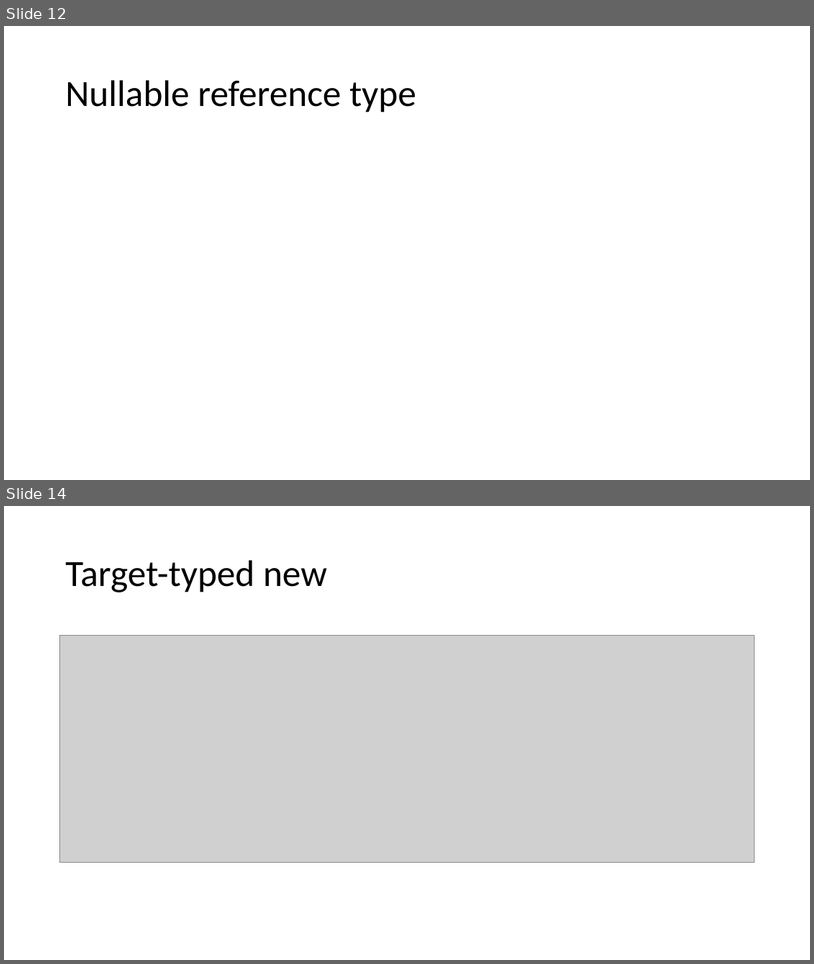
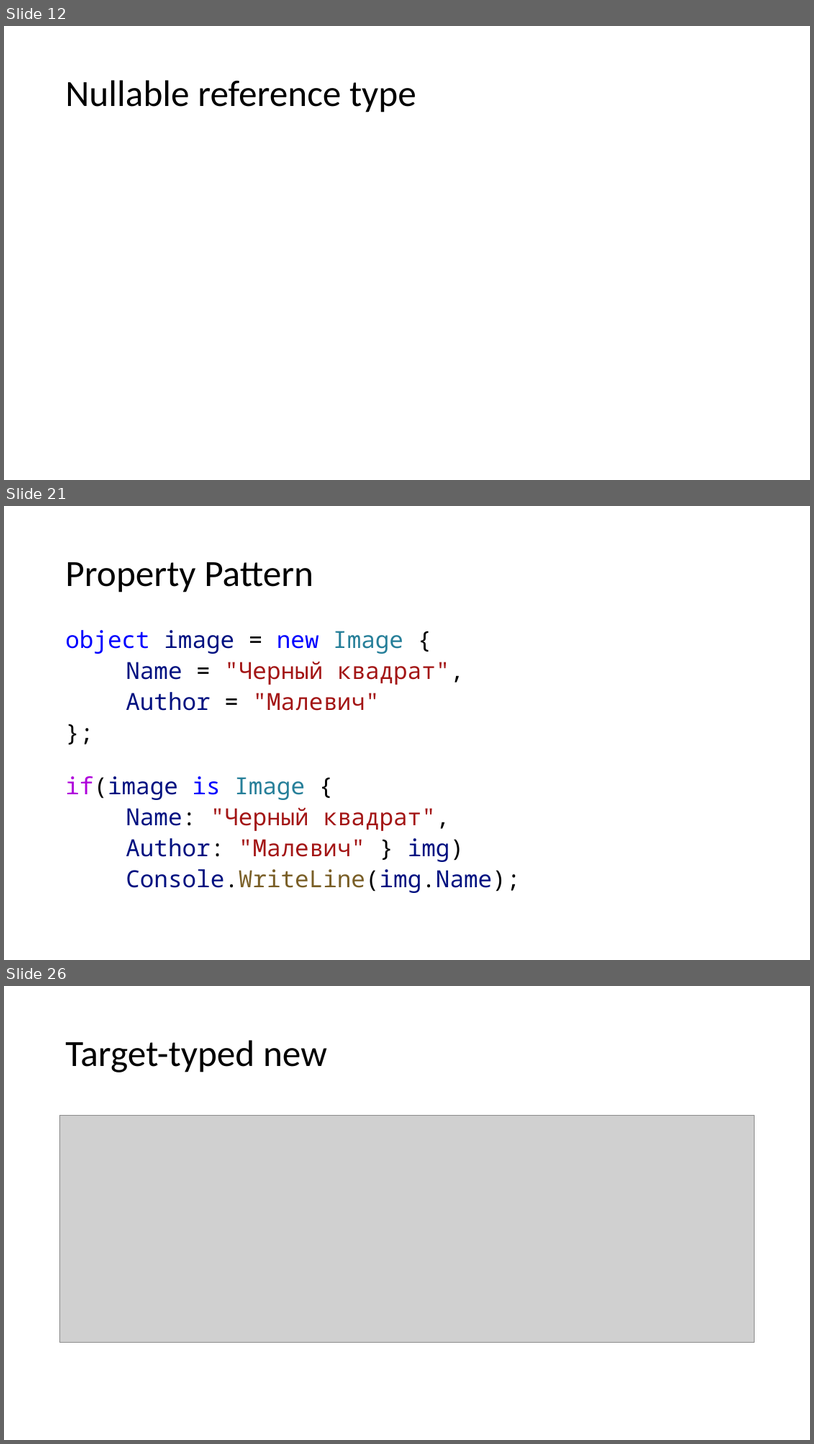
Before and after one commit to kugushev/presentations, a slide deck: Presentation.pptx. Shown one above the other, each under a label of ours: slides 12 and 14 before the commit, slides 12, 21 and 26 after it; the slides between them are not shown. The pictures are 814x964 and 814x1444 pixels, drawn with LibreOffice and Linux fonts; fonts in the diff are those of the drawing; grey boxes stand for pictures. Boxes give left, top, right and bottom in pixels: in the first picture for what was removed or moved away, otherwise in the second. Text is boxed around its words. In the diff, an @@ line names an element or a change of style, - is before the commit and + after.

Commit message:
add recuresive pattern

```diff
--- a/Presentation.pptx
+++ b/Presentation.pptx
@@ slide 21 added at box(4, 506, 810, 960), background #FFFFFF @@
@@ title added at box(65, 562, 314, 592), 44 pt, text #000000 @@
+Property Pattern
@@ text added at box(65, 630, 520, 893), 28 pt, text #A31515 @@
+object image = new Image {
+Name = "Черный квадрат",
+Author = "Малевич"
+};
+if(image is Image {
+Name: "Черный квадрат",
+Author: "Малевич" } img)
+Console.WriteLine(img.Name);
@@ what was slide 14 is now slide 26 @@
```
Also in this commit, not shown: 13 other slides added, 1 slide removed, 4 other files.
